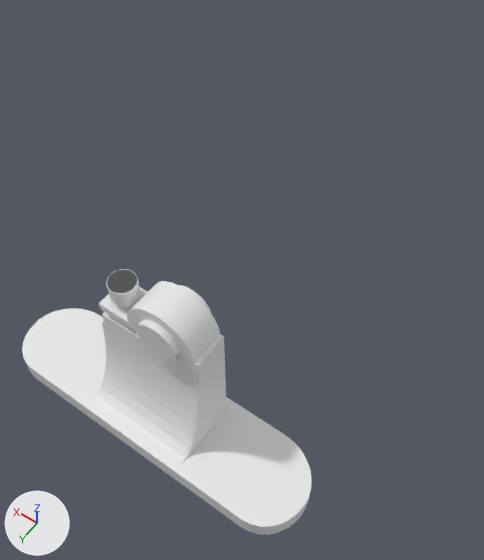
An edit to the Blender file Blender/Cuvette_Holder_v3.blend, drawn before and after from the same camera.
Rendered twice from a 50 mm camera at (-57.6, 72.9, 138.7) aimed at (0.6, -8.5, 10.7). Lighting does not change. The marker at lower left points along +X, +Y and +Z. The picture after the commit comes second.

In view in the first picture: 'Baseplate.001', 'Collimator Holder', 'Collimator Tube', 'Cylinder.001', 'Screw'.
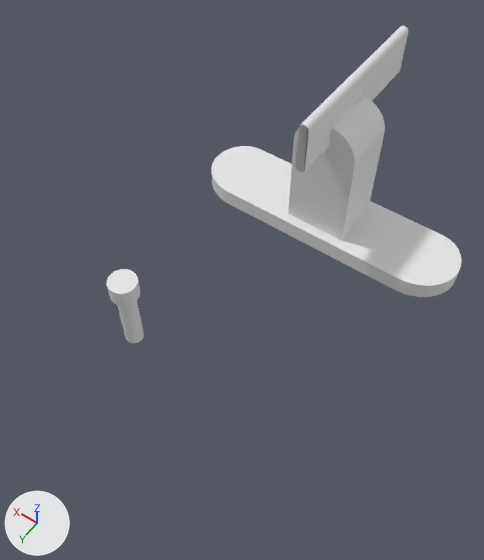
Pixel boxes [x1, y1, x2, y2] of what changed, in the pictures (484 x 560 px; the box of a moved part takes in the faces that stretch with it):
'Baseplate.001', hidden: before [22, 308, 312, 535]
'Collimator Holder', hidden: before [92, 281, 227, 464]
'Baseplate.005', shown: after [211, 146, 462, 297]
'Cube.004', shown: after [288, 95, 385, 240]
'Collimator Tube.004', shown: after [295, 26, 408, 172]
'Collimator Tube', hidden: before [136, 285, 211, 361]
'Screw', hidden: before [107, 269, 137, 293]
'Collimator Tube.005', shown: after [319, 82, 388, 156]
part 1 of me_cylinder_012, moved or reshaped (not visible afterwards): before [99, 281, 227, 462]

Edits to the bpy script that builds the scene:
```text
Change me_cylinder_012:
    used by ob_collimator_holder; location = (-4.0, 19.8, 30.8)
    remove me_cylinder_012.from_pydata(...)  # 365 vertices, 333 faces; spans x -9.2..17.0, y -3.0..13.5, z -35.7..7.2
    add me_cylinder_012.from_pydata(...)  # 365 vertices, 333 faces; spans x -9.2..17.0, y -3.0..13.5, z -35.7..9.2
    me_cylinder_012 part 1: all 215 vertices in x -9.2..17.0, y -3.0..5.2, z -12.4..7.2 are moved by (0.0, 0.0, 2.0)
Change ob_collimator_tube:
    add ob_collimator_tube.hide_set(True)  # its collection is switched off
Change ob_screw:
    add ob_screw.hide_set(True)  # its collection is switched off
Change ob_collimator_holder:
    add ob_collimator_holder.hide_set(True)  # its collection is switched off
Change ob_baseplate_001:
    add ob_baseplate_001.hide_set(True)  # its collection is switched off
Change ob_baseplate_005:
    remove ob_baseplate_005.hide_set(True)  # its collection is switched off
Change ob_cube_004:
    remove ob_cube_004.hide_set(True)  # its collection is switched off
Change ob_collimator_tube_004:
    ob_collimator_tube_004.location: (0.0, -55.3, 33.5) -> (0.0, -55.3, 30.5)
    remove ob_collimator_tube_004.hide_set(True)
    ob_collimator_tube_004.scale: (0.263, 0.258, 3.92) -> (0.283, 0.277, 4.21)
Change ob_collimator_tube_005:
    ob_collimator_tube_005.location: (0.0, -55.3, 33.5) -> (0.0, -55.3, 30.5)
    remove ob_collimator_tube_005.hide_set(True)
    ob_collimator_tube_005.scale: (0.284, 0.284, 2.76) -> (0.305, 0.305, 2.97)
```
